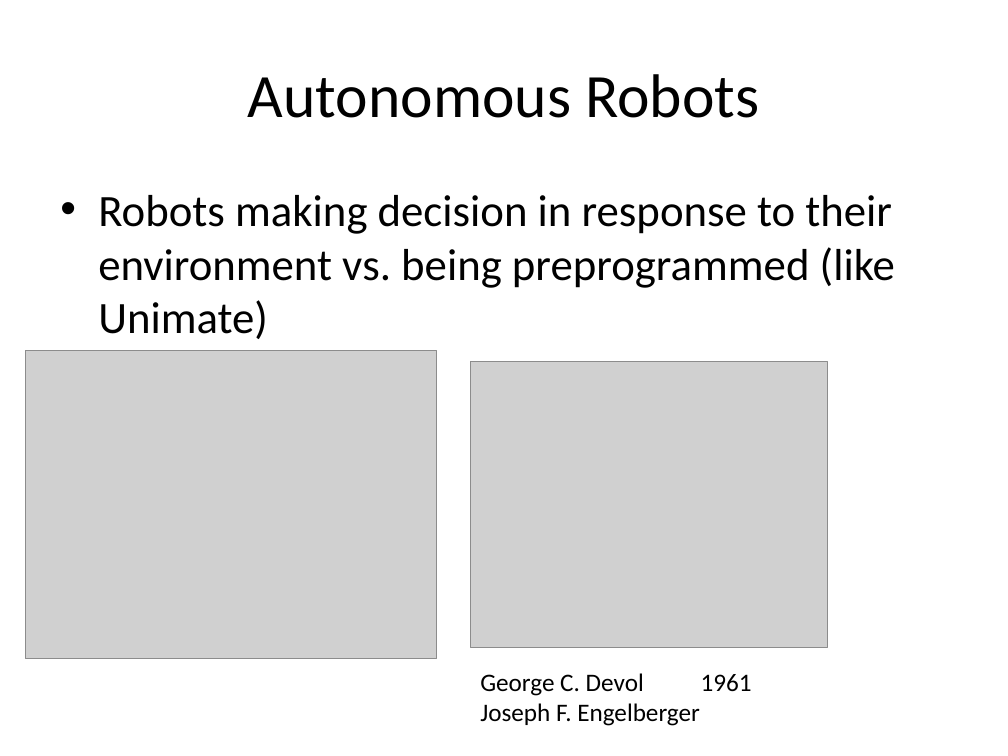
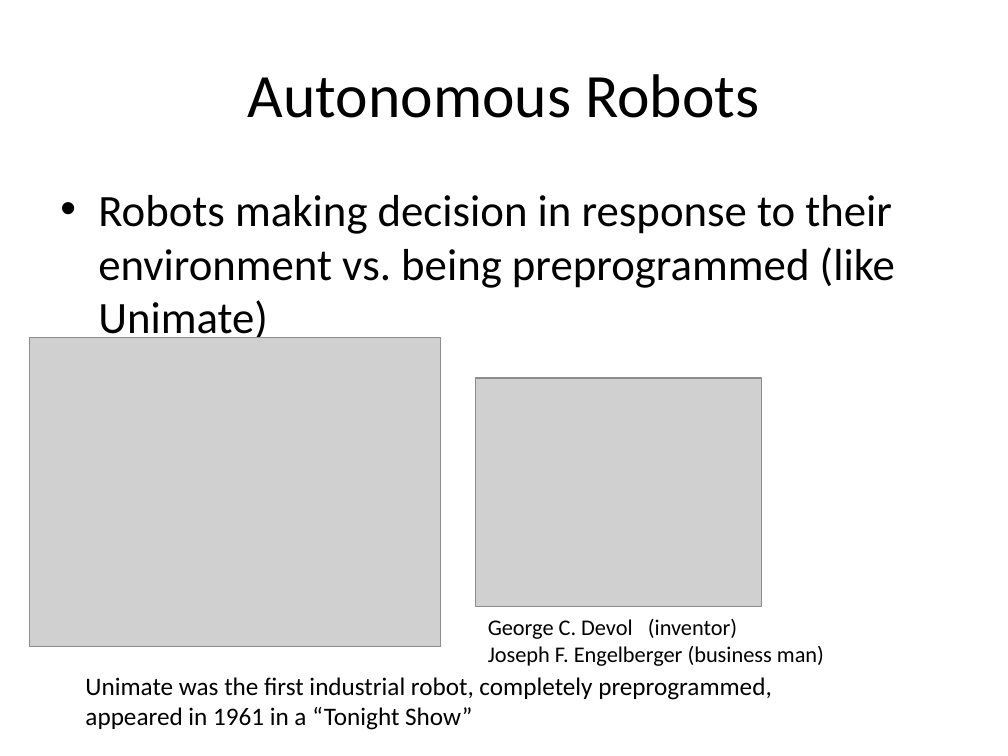
Before and after one commit to amitrokh/CMSC498F, a slide deck: slide 6 of lectures/week_1/Intro.pptx. Drawn at 1008x756 pixels with LibreOffice and Linux fonts; fonts in the diff are those of the drawing; grey boxes stand for pictures. Boxes give left, top, right and bottom in pixels: in the first picture for what was removed or moved away, otherwise in the second. Text is boxed around its words. In the diff, an @@ line names an element or a change of style, - is before the commit and + after.

```diff
--- a/lectures/week_1/Intro.pptx
+++ b/lectures/week_1/Intro.pptx
@@ picture: place and size @@
-picture at [25,350,436,658]
+picture at [29,338,440,646]
@@ picture: place and size @@
-picture at [471,362,828,647]
+picture at [476,378,761,607]
@@ text at [488,619,824,666]: text changed; size 18 to 16 pt @@
-George C. Devol 1961
-Joseph F. Engelberger
+George C. Devol (inventor)
+Joseph F. Engelberger (business man)
@@ text added at [85,677,772,730], 18 pt, text #000000 @@
+Unimate was the first industrial robot, completely preprogrammed,
+appeared in 1961 in a “Tonight Show”
```
Also in this commit, not shown: 12 other slides changed.
